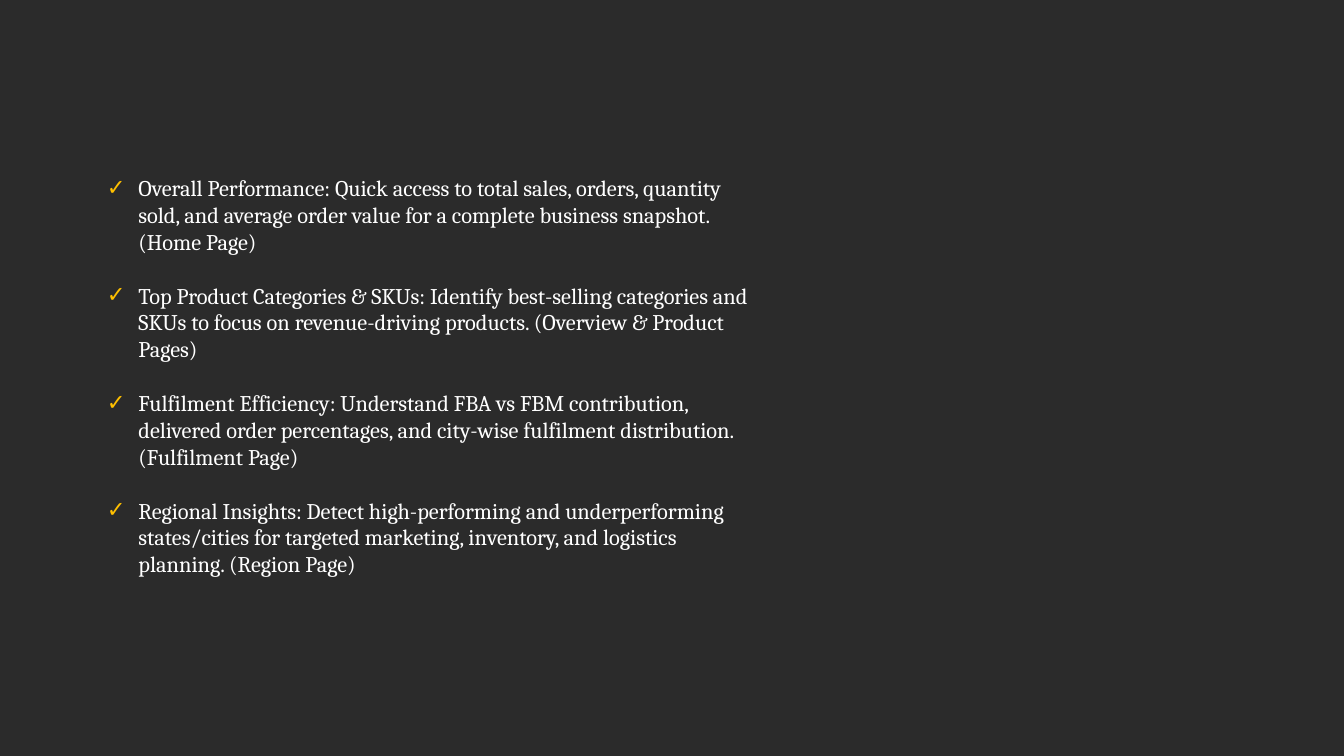
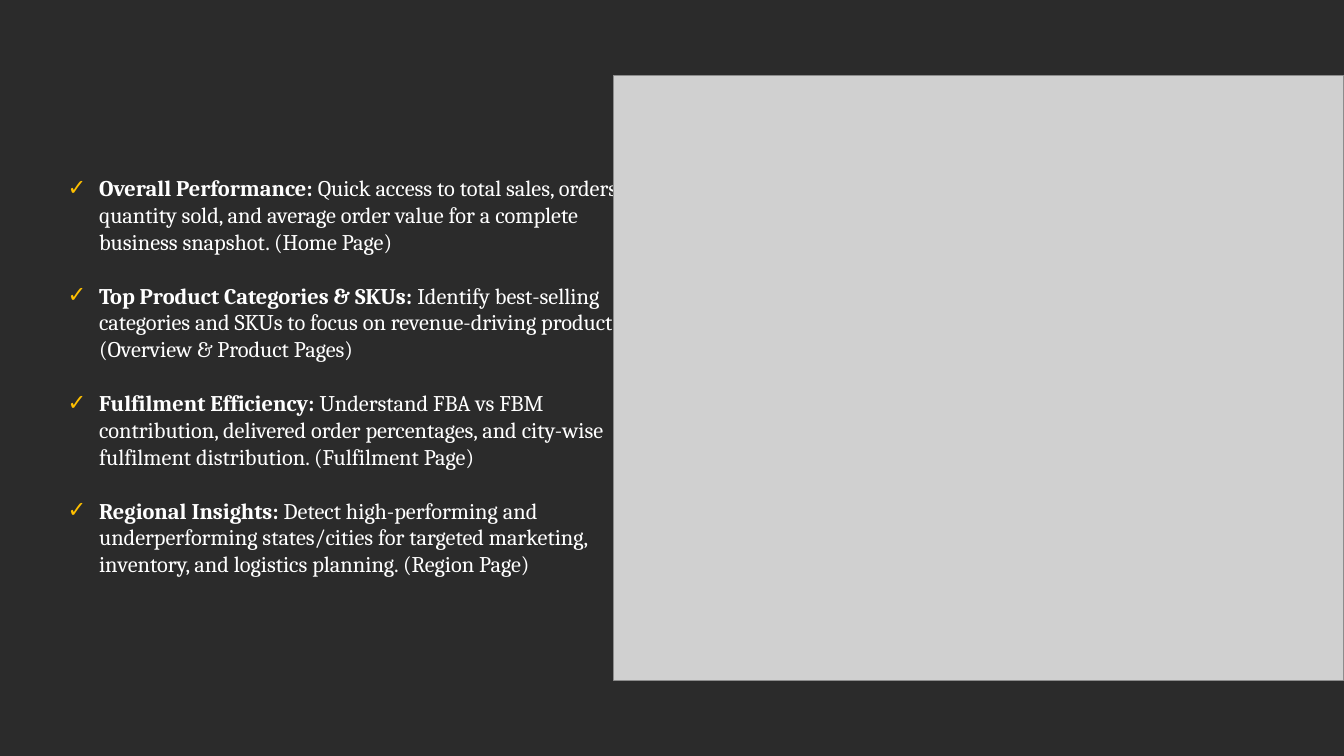
Before and after one commit to prafullwahatule/BI-Amazon-Sale-Report, a slide deck: slide 24 of Report/Amazon Sales Report.pptx. Drawn at 1344x756 pixels with LibreOffice and Linux fonts; fonts in the diff are those of the drawing; grey boxes stand for pictures; background and template pictures are left out; a plain dark background stands for a picture behind light text. Boxes give left, top, right and bottom in pixels: in the first picture for what was removed or moved away, otherwise in the second. Text is boxed around its words. In the diff, an @@ line names an element or a change of style, - is before the commit and + after.

```diff
--- a/Report/Amazon Sales Report.pptx
+++ b/Report/Amazon Sales Report.pptx
@@ picture added at [613, 76, 1344, 681] @@
@@ text "Overall Performance: Quick access to ...": place and size @@
-text "Overall Performance: Quick access to ..." at [138, 180, 748, 577]
+text "Overall Performance: Quick access to ..." at [99, 175, 626, 577]
@@ text "Overall Performance: Quick access to ..." at [99, 175, 626, 577]: bold on in "Overall Performance:", "Top Product Categories & SKUs:", "Fulfilment Efficiency:", "Regional Insights:" @@
```
Also in this commit, not shown: 11 other slides changed, 1 other file.
